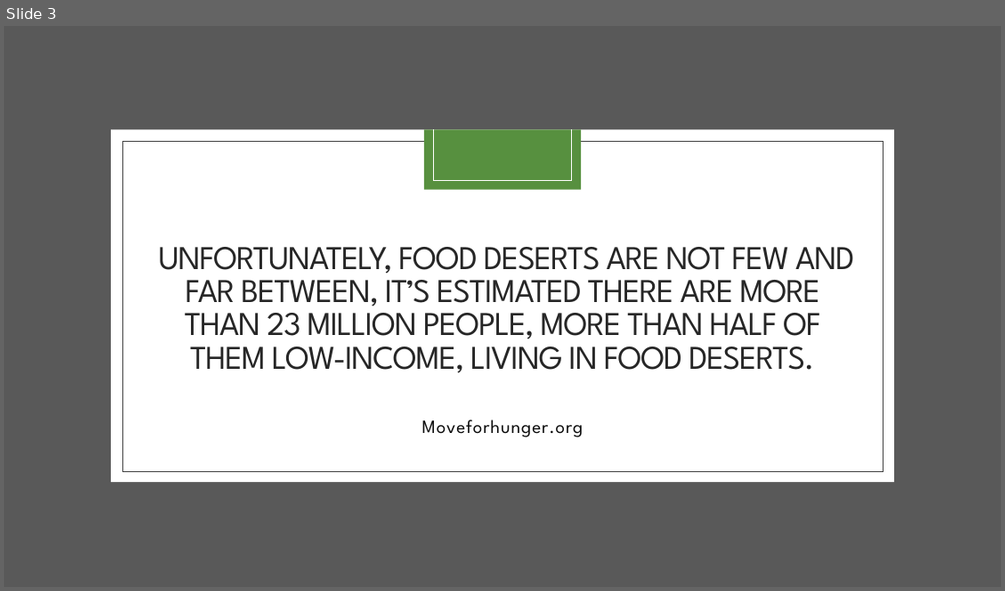
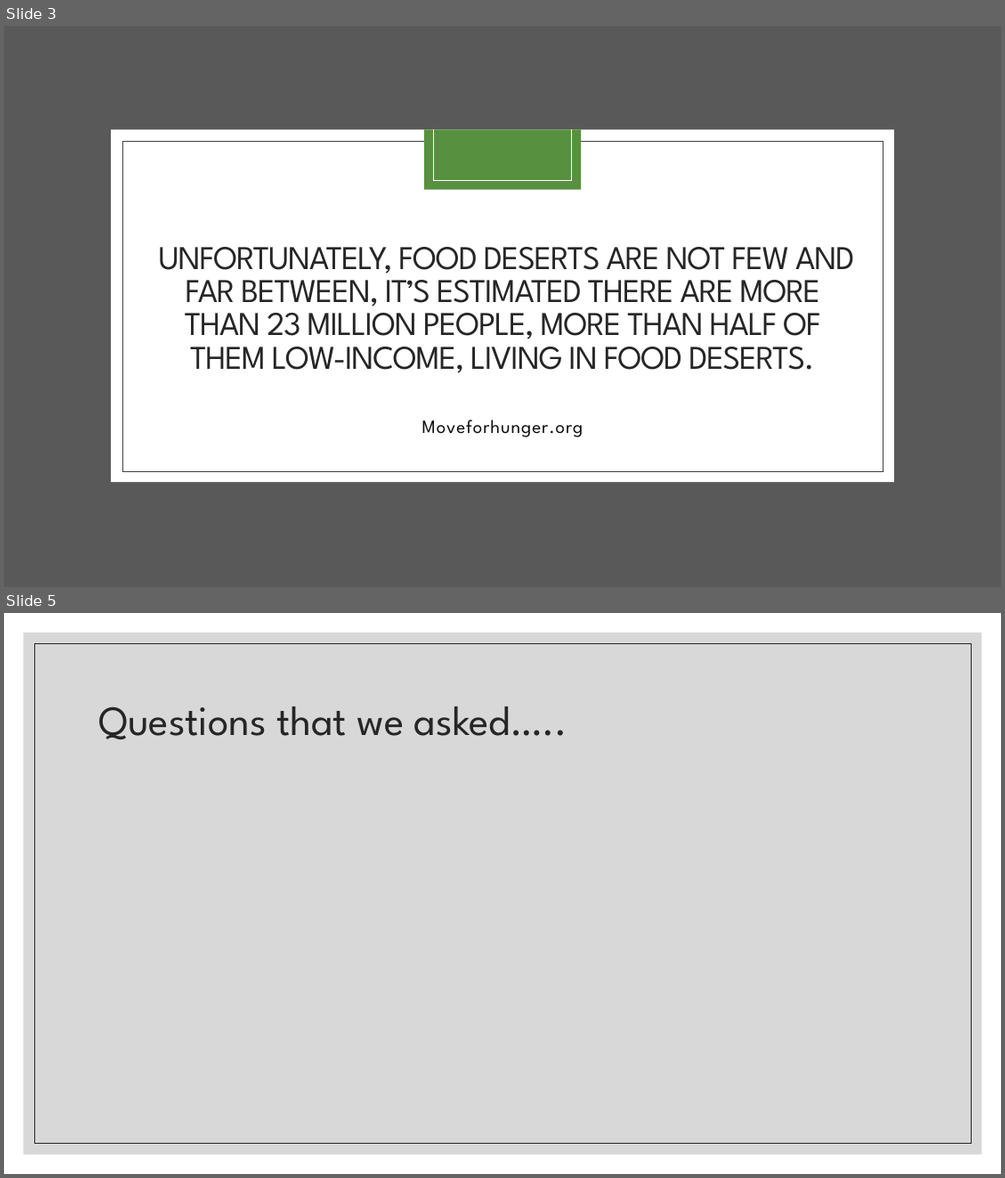
Before and after one commit to marybellavia/project-one, a slide deck: Urban Food Deserts.pptx. Shown one above the other, each under a label of ours: slide 3 before the commit, slides 3 and 5 after it; the slides between them are not shown. The pictures are 1005x591 and 1005x1178 pixels, drawn with LibreOffice and Linux fonts; fonts in the diff are those of the drawing. Boxes give left, top, right and bottom in pixels: in the first picture for what was removed or moved away, otherwise in the second. Text is boxed around its words. In the diff, an @@ line names an element or a change of style, - is before the commit and + after.

```diff
--- a/Urban Food Deserts.pptx
+++ b/Urban Food Deserts.pptx
@@ slide 5 added at [4, 613, 1001, 1174], background #FFFFFF @@
@@ rectangle added at [24, 633, 982, 1154], fill #BFBFBF at 60% opacity @@
@@ rectangle added at [34, 643, 971, 1143], outline #262626 0.5 pt @@
@@ title added at [98, 706, 568, 739], 40 pt, text #262626 @@
+Questions that we asked…..
```
Also in this commit, not shown: 1 slide changed, 12 other slides added, 2 slides removed, 1 other file.
